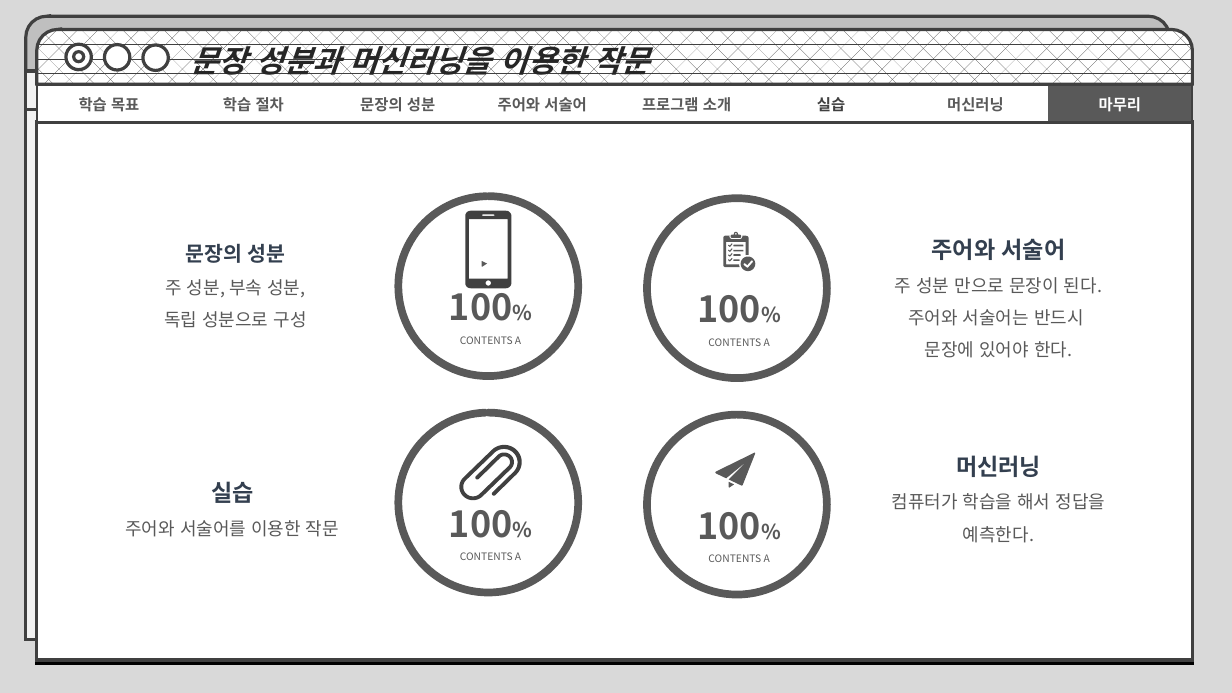
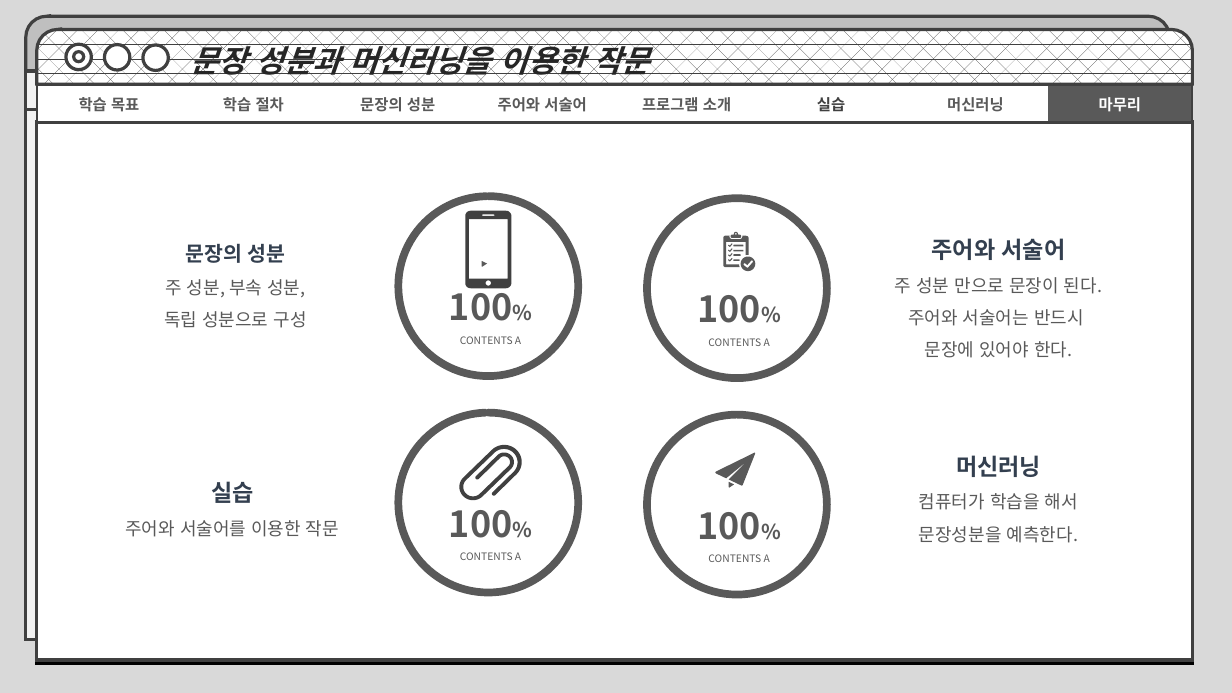
Before and after one commit to MachineLearningPython/E.Korean-Subject-and-Predicate, a slide deck: slide 23 of 문장의 성분과 머신러닝을 통한 작문.pptx. Drawn at 1232x693 pixels with LibreOffice and Linux fonts; fonts in the diff are those of the drawing. Boxes give left, top, right and bottom in pixels: in the first picture for what was removed or moved away, otherwise in the second. Text is boxed around its words. In the diff, an @@ line names an element or a change of style, - is before the commit and + after.

```diff
--- a/문장의 성분과 머신러닝을 통한 작문.pptx
+++ b/문장의 성분과 머신러닝을 통한 작문.pptx
@@ text at [919, 493, 1078, 543]: text changed @@
-컴퓨터가 학습을 해서 정답을 예측한다.
+컴퓨터가 학습을 해서 문장성분을 예측한다.
```
Also in this commit, not shown: 1 other slide changed.
